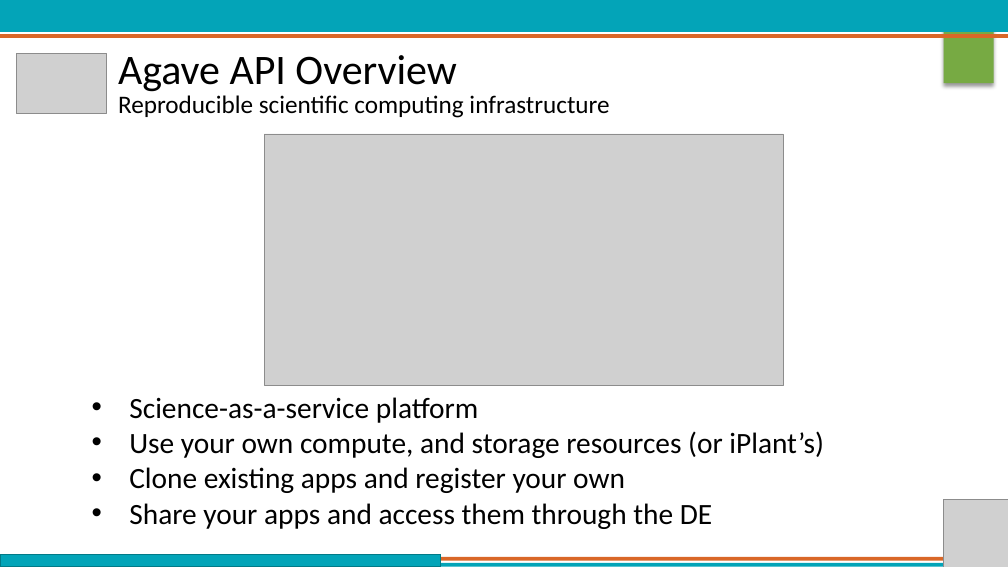
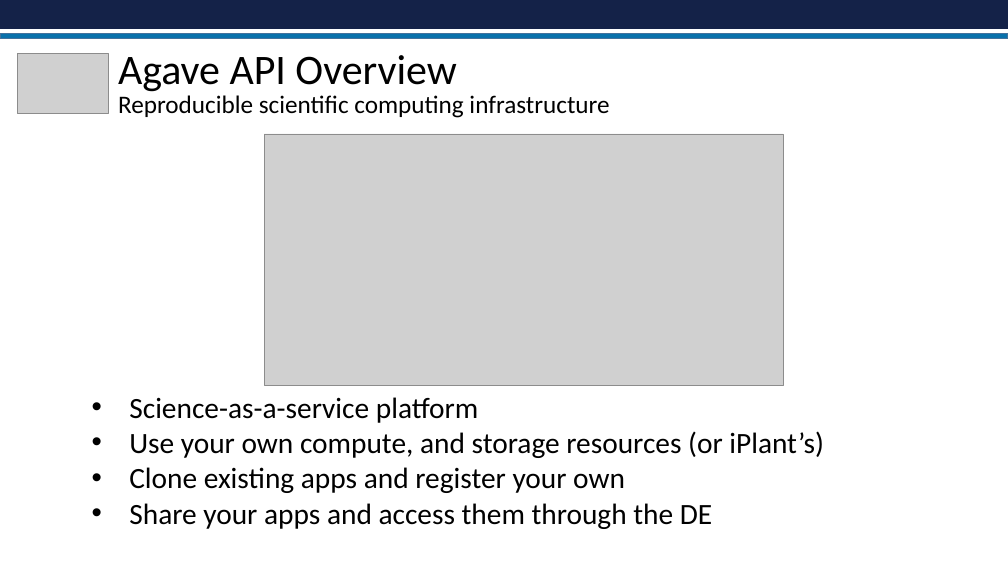
Before and after one commit to johnfonner/AKES2016, a slide deck: slide 5 of Science_APIs.pptx. Drawn at 1008x567 pixels with LibreOffice and Linux fonts; fonts in the diff are those of the drawing; grey boxes stand for pictures; background and template pictures are left out. Boxes give left, top, right and bottom in pixels: in the first picture for what was removed or moved away, otherwise in the second. Text is boxed around its words. In the diff, an @@ line names an element or a change of style, - is before the commit and + after.

```diff
--- a/Science_APIs.pptx
+++ b/Science_APIs.pptx
@@ rectangle removed at (0, 0, 1008, 32) @@
@@ rectangle added at (0, 0, 1008, 29), fill #142248 @@
@@ rectangle removed at (944, 16, 994, 83) @@
@@ rectangle removed at (0, 34, 1008, 38) @@
@@ rectangle added at (0, 34, 1008, 39), fill #0971AB, outline #43739E 1 pt @@
@@ picture removed at (944, 499, 1008, 567) @@
@@ rectangle removed at (0, 563, 1008, 567) @@
@@ rectangle removed at (0, 557, 1008, 560) @@
@@ rectangle removed at (0, 554, 441, 567) @@
```
Also in this commit, not shown: 7 other slides changed, 3 slides added, 3 slides removed, 5 other files.
